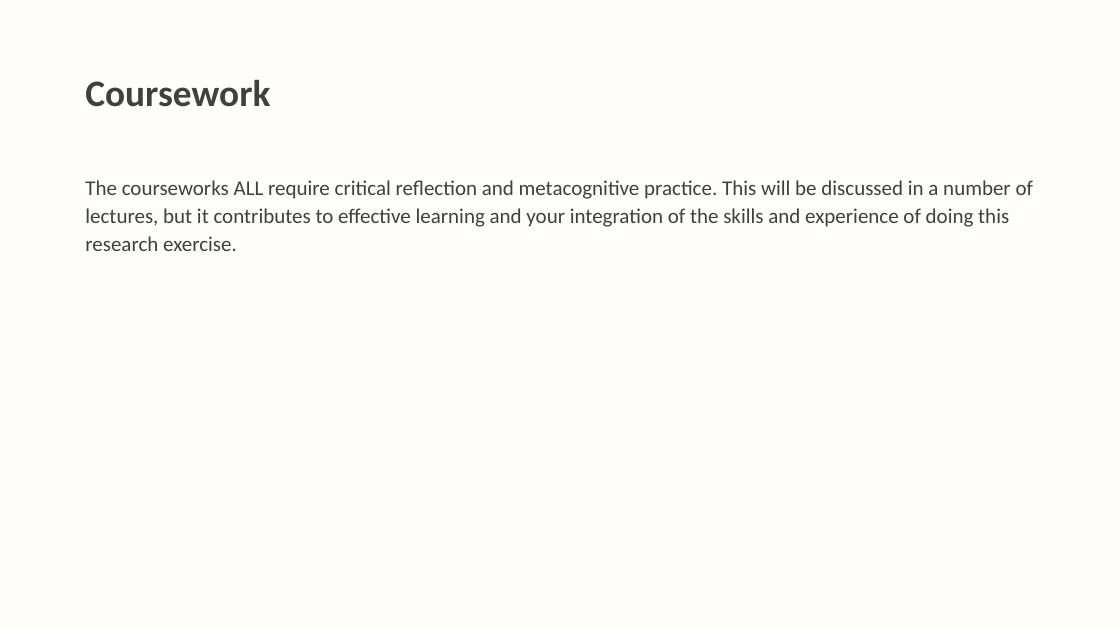
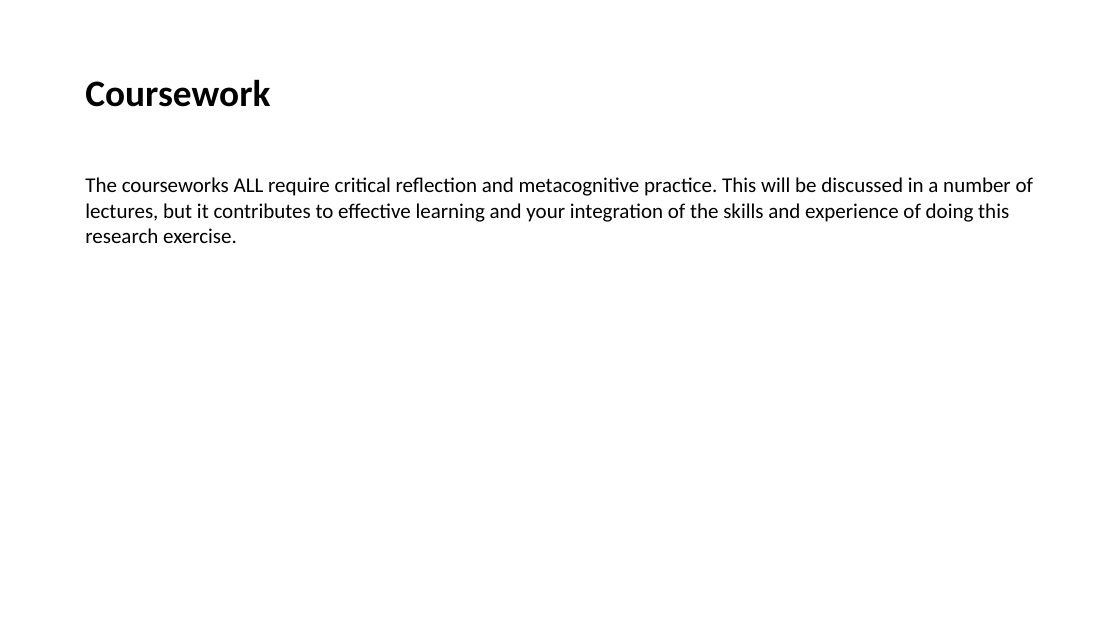
Before and after one commit to LittleMonkeyLab/PS52007Dslides, a slide deck: slide 13 of _site/lectures/Lecture00/Lecture00.pptx. Drawn at 1120x630 pixels with LibreOffice and Linux fonts; fonts in the diff are those of the drawing; background and template pictures are left out. Boxes give left, top, right and bottom in pixels: in the first picture for what was removed or moved away, otherwise in the second. Text is boxed around its words. In the diff, an @@ line names an element or a change of style, - is before the commit and + after.

```diff
--- a/_site/lectures/Lecture00/Lecture00.pptx
+++ b/_site/lectures/Lecture00/Lecture00.pptx
@@ background #FFF2CC at 10% opacity to #FFFFFF @@
@@ title "Coursework" at bbox=[85, 79, 270, 107]: text colour #404040 to #000000 @@
@@ text "The courseworks ALL require critical ..." at bbox=[85, 177, 1033, 243]: text colour #404040 to #000000; line spacing 24pt to 1; less space between paragraphs @@
```
Also in this commit, not shown: 16 other slides changed, 28 other files.
